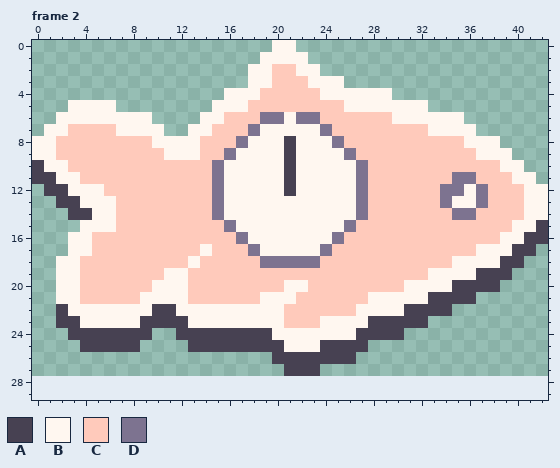
One commit to this pixel-art file: assets/sprites/draft/fish.aseprite. Above: the version before the commit.
43x28 pixels, 2 frames. Shown: frame 2: x 0..42, y 0..29. The old version is drawn lined up with the new one, on the new canvas. The commit also changed other frames, which this record leaves out.
Palette (. is transparent): A #474152  B #fff7f0  C #ffcabb  D #7d7390
Pixels before, frame 2, first column x 0:
 0 ....................BB.....................
 1 ...................BBBB....................
 2 ..................BBCCBB...................
 3 ..................BBCCCBBB.................
 4 ................BBBCCCCCBBBBBB.............
 5 ...BBBB........BBBCCCCCCCCBBBBBBB..........
 6 ..BBBBBBBB....BBCCCDDBDDCCCCCCBBBBBB.......
 7 .BBCCCCBBBB..BBCCCDBBBBBDCCCCCCCCBBBB......
 8 BBCCCCCCCCBBBBCCCDBBBABBBDCCCCCCCCCCBBB....
 9 BBCCCCCCCCCBBBCCDBBBBABBBBDCCCCCCCCCCBBB...
10 ABBCCCCCCCCCCCCDBBBBBABBBBBDCCCCCCCCCCCBB..
11 AABBCCCCCCCCCCCDBBBBBABBBBBDCCCCCCCDDCCCBB.
12 .AABBBCCCCCCCCCDBBBBBABBBBBDCCCCCCDDBDCCCBB
13 ..AABBBCCCCCCCCDBBBBBBBBBBBDCCCCCCDBBDCCCBB
14 ...AABBCCCCCCCCDBBBBBBBBBBBDCCCCCCCDDCCCCBB
15 ....BBBCCCCCCCCCDBBBBBBBBBDCCCCCCCCCCCCCBBA
16 ...BBCCCCCCCCCCCCDBBBBBBBDCCCCCCCCCCCCCBBAA
17 ...BBCCCCCCCCCBCCCDBBBBBDCCCCCCCCCCCCBBBAA.
18 ..BBCCCCCCCCCBCCCCCDDDDDCCCCCCCCCCCBBBBAA..
19 ..BBCCCCCCCBBCCCCCCCCCCCCCCCCCCCCBBBBAAA...
20 ..BBCCCCCCBBBCCCCCCCCBBCCCCCCCCBBBBAAAA....
21 ..BBCCCCCBBBBCCCCCCBBBCCCCCCBBBBBAAAA......
22 ..ABBBBBBBAABBBBBBBBBCCCCCCBBBBAAAA........
23 ..AABBBBBAAAABBBBBBBBCCCBBBBAAAAA..........
24 ...AAAAAAA..AAAAAAAABBBBBBBAAAA............
25 ....AAAAA....AAAAAAAABBBAAAA...............
26 ....................AAAAAAA................
27 .....................AAA...................
After:
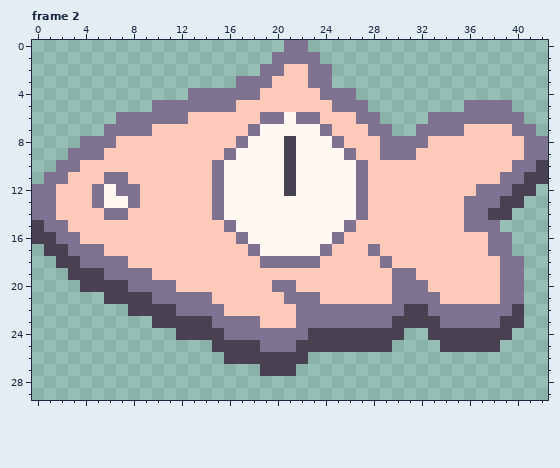
What changed:
canvas 43x28 -> 43x43
Changed rows in their new state; - is an unchanged pixel.
Frame 2:
first column x 0:
 0 --------------------.DD--------------------
 1 -------------------.DDDD-------------------
 2 ------------------.DD-CDD------------------
 3 -----------------DDD---DD.-----------------
 4 -------------DDDDDD-----DDD...-------------
 5 ---....---DDDDDDDC-------DDD.....---DDDD---
 6 --.....DDDDDDCCC-----------DD....DDDDDDDD--
 7 -.....DDDDCCCCC-------------DD..DDDDCCCCDD-
 8 ....DDD---CCCC---------------DDDD---CCCCCDD
 9 ...DDD-----CCC---------------DDD-----CCCCDD
10 ..DD-----------------------------------CDDA
11 .DDC--DD---------------------------CC--DDAA
12 DDCCCDBDD-------------------------CCC-DDAA.
13 DDCCCD-BD-------------------------CCD-DAA..
14 DDCCCCDD---------------------------C-DAA...
15 ADDCCCC-----------------------------DDD....
16 AADDC---------------------------------DD...
17 -AADDD--------C-------------D--------CDD..-
18 --AADDDD-----C---------------D-----CCCCDD--
19 --.AAADDDD-CC-----------------DD-CCCCCCDD--
20 --..AAAADDDDC-------DDC-------DDDCCCCCCDD--
21 --....AAAADDDDD----CCDDD----CCDDDDCCCCCDD--
22 --......AA--DDDDCCCCC-DDDDDDDDD--DDDDDDDA--
23 --........---AADDDDCC-DDDDDDDD---ADDDDDAA--
24 ---.......------DDDDDDDAAAA------AAAAAAA---
25 ----.....----..----DDDAA----AA----AAAAA----
26 ----------------AAAA---....----------------
27 -------------------AA-..-------------------
